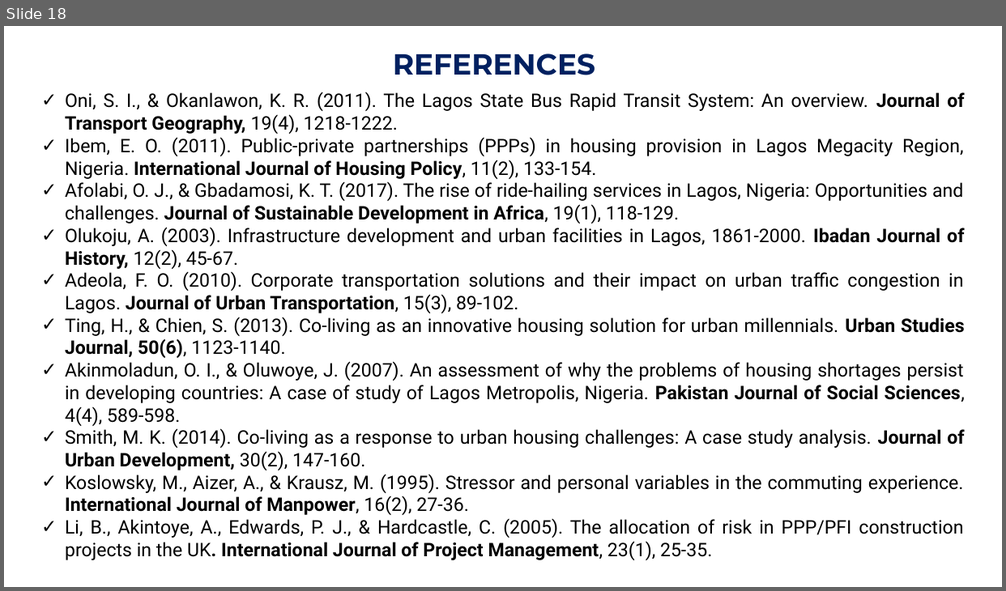
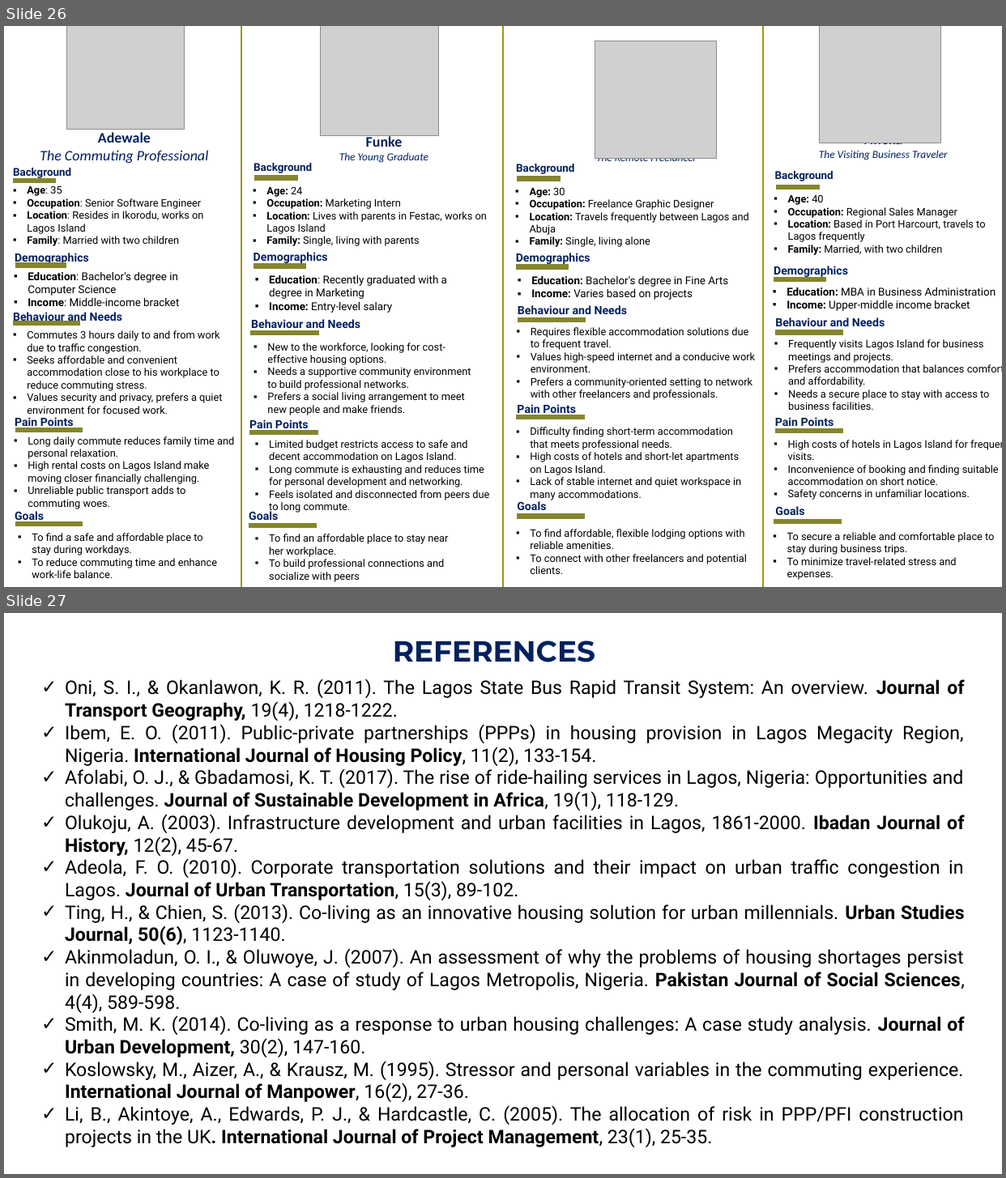
Before and after one commit to Gbekoilias/IslandRest-Hostel-Documentation, a slide deck: docs/Enhancing Hospitality IslandRest Hostel Operational Overview.pptx. Shown one above the other, each under a label of ours: slide 18 before the commit, slides 26 and 27 after it. The pictures are 1006x591 and 1006x1178 pixels, drawn with LibreOffice and Linux fonts; fonts in the diff are those of the drawing; grey boxes stand for pictures. Boxes give left, top, right and bottom in pixels: in the first picture for what was removed or moved away, otherwise in the second. Text is boxed around its words. In the diff, an @@ line names an element or a change of style, - is before the commit and + after.

```diff
--- a/docs/Enhancing Hospitality IslandRest Hostel Operational Overview.pptx
+++ b/docs/Enhancing Hospitality IslandRest Hostel Operational Overview.pptx
@@ slide 26 added at box(4, 26, 1002, 587), background #FFFFFF @@
@@ group added at box(13, 26, 234, 578): 11 texts, 5 rectangles, 1 picture @@
+Adewale
+The Commuting Professional
+Background
+▪ Age: 35
+▪ Occupation: Senior Software Engineer
+▪ Location: Resides in Ikorodu, works on Lagos Island
+▪ Family: Married with two children
+Demographics
+▪ Education: Bachelor's degree in Computer Science
+▪ Income: Middle-income bracket
+Behaviour and Needs
+▪ Commutes 3 hours daily to and from work due to traffic congestion.
+▪ Seeks affordable and convenient accommodation close to his workplace to reduce commuting stress.
+▪ Values security and privacy, prefers a quiet environment for focused work.
+Pain Points
+▪ Long daily commute reduces family time and personal relaxation.
+▪ High rental costs on Lagos Island make moving closer financially challenging.
+▪ Unreliable public transport adds to commuting woes.
+Goals
+▪ To find a safe and affordable place to stay during workdays.
+▪ To reduce commuting time and enhance work-life balance.
@@ line added from (241, 26) to (241, 587), #9E9714 1.5 pt @@
@@ picture added at box(321, 26, 438, 135) @@
@@ line added from (503, 26) to (503, 587), #9E9714 1.5 pt @@
@@ picture added at box(594, 41, 716, 159) @@
@@ line added from (763, 26) to (763, 587), #9E9714 1.5 pt @@
@@ picture added at box(819, 26, 940, 143) @@
@@ group added at box(249, 135, 489, 582): 11 texts, 5 rectangles @@
+Funke
+The Young Graduate
+Background
+▪ Age: 24
+▪ Occupation: Marketing Intern
+▪ Location: Lives with parents in Festac, works on Lagos Island
+▪ Family: Single, living with parents
+Demographics
+▪ Education: Recently graduated with a degree in Marketing
+▪ Income: Entry-level salary
+Behaviour and Needs
+▪ New to the workforce, looking for cost-effective housing options.
+▪ Needs a supportive community environment to build professional networks.
+▪ Prefers a social living arrangement to meet new people and make friends.
+Pain Points
+▪ Limited budget restricts access to safe and decent accommodation on Lagos Island.
+▪ Long commute is exhausting and reduces time for personal development and networking.
+▪ Feels isolated and disconnected from peers due to long commute.
+Goals
+▪ To find an affordable place to stay near her workplace.
+▪ To build professional connections and socialize with peers
@@ group added at box(516, 158, 755, 574): 11 texts, 5 rectangles @@
+Chinedu
+The Remote Freelancer
+Background
+▪ Age: 30
+▪ Occupation: Freelance Graphic Designer
+▪ Location: Travels frequently between Lagos and Abuja
+▪ Family: Single, living alone
+Demographics
+▪ Education: Bachelor's degree in Fine Arts
+▪ Income: Varies based on projects
+Behaviour and Needs
+▪ Requires flexible accommodation solutions due to frequent travel.
+▪ Values high-speed internet and a conducive work environment.
+▪ Prefers a community-oriented setting to network with other freelancers and professionals.
+Pain Points
+▪ Difficulty finding short-term accommodation that meets professional needs.
+▪ High costs of hotels and short-let apartments on Lagos Island.
+▪ Lack of stable internet and quiet workspace in many accommodations.
+Goals
+▪ To find affordable, flexible lodging options with reliable amenities.
+▪ To connect with other freelancers and potential clients.
@@ group added at box(774, 150, 1002, 580): 11 texts, 5 rectangles @@
+Nneka
+The Visiting Business Traveler
+Background
+▪ Age: 40
+▪ Occupation: Regional Sales Manager
+▪ Location: Based in Port Harcourt, travels to Lagos frequently
+▪ Family: Married, with two children
+Demographics
+▪ Education: MBA in Business Administration
+▪ Income: Upper-middle income bracket
+Behaviour and Needs
+▪ Frequently visits Lagos Island for business meetings and projects.
+▪ Prefers accommodation that balances comfort and affordability.
+▪ Needs a secure place to stay with access to business facilities.
+Pain Points
+▪ High costs of hotels in Lagos Island for frequent visits.
+▪ Inconvenience of booking and finding suitable accommodation on short notice.
+▪ Safety concerns in unfamiliar locations.
+Goals
+▪ To secure a reliable and comfortable place to stay during business trips.
+▪ To minimize travel-related stress and expenses.
@@ what was slide 18 is now slide 27 @@
```
Also in this commit, not shown: 3 slides changed, 9 other slides added, 1 slide removed, 5 other files.
